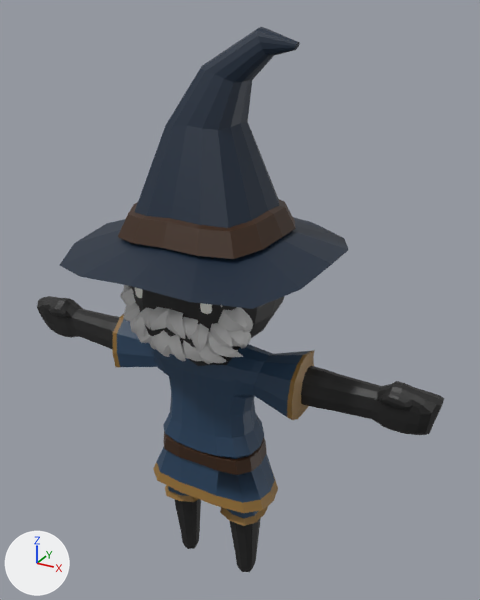
What one commit did to the glTF model public/assets/characters/char_q_wizard.glb.
The view is the same before and after, from a camera (50 mm lens) standing at (2.2, -3.58, 4.17) and looking at (0.12, 0.2, 2.29). The axes (+X, +Y, +Z) are drawn at lower left. The lights are the same throughout. The first picture is the older version.

Before the edit, the objects in view are built like this:
```python
mat_skin = principled_material('Skin')
mat_skin.base_color = (0.0134, 0.0134, 0.0134)  # black #1f1f1f
me_cube_004 = bpy.data.meshes.new('Cube.004')
me_cube_004.from_pydata(...)  # 3366 vertices, 6482 faces; spans x -1.62..1.62, y -0.86..0.86, z -0.02..4.08
# faces by material slot: [1298, 546, 192, 224, 174, 3888, 160]
me_cube_004.materials.append(mat_skin)  # black #1f1f1f
me_cube_004.materials.append(mat_clothes)  # dark blue #27425e
me_cube_004.materials.append(mat_belt)  # brown #3c230f
me_cube_004.materials.append(mat_gold)  # brown #926f35
me_cube_004.materials.append(mat_hat)  # dark blue #13263a
me_cube_004.materials.append(mat_hair)  # light grey #d1d1d1
me_cube_004.materials.append(mat_face)  # white #fffff8
ob_body = bpy.data.objects.new('Body', me_cube_004)
ob_body.location = (0.0, 0.0, 0.0)
```
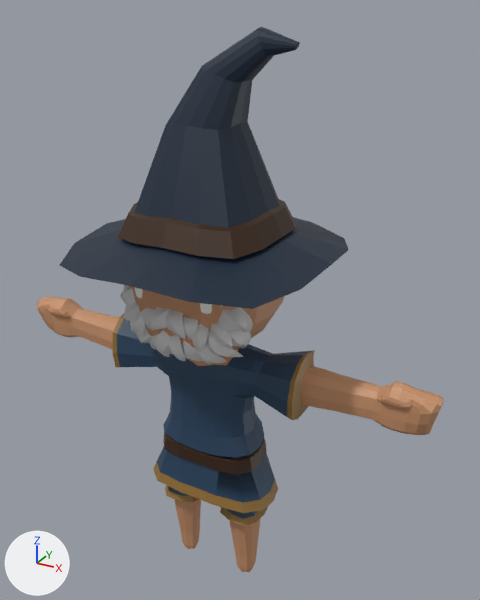
Where the change shows, as pixel boxes [x1, y1, x2, y2] in the pictures (480 x 600 px):
'Body', recoloured
    both: [37, 283, 444, 572]

The edits, one by one:
Material 'Skin' (mat_skin) changes colour from black #1f1f1f to orange #c7916b; in linear values from (0.0134, 0.0134, 0.0134) to (0.57, 0.285, 0.147).
